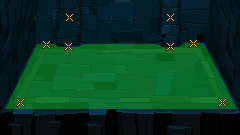
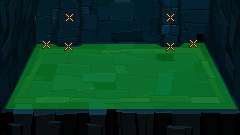
Layer changes from the first 240 × 135 image to the second:
removed layer "Floor3" from group "Placeholders" over [16, 98, 25, 107]
removed layer "Floor4" from group "Placeholders" over [218, 98, 227, 107]
